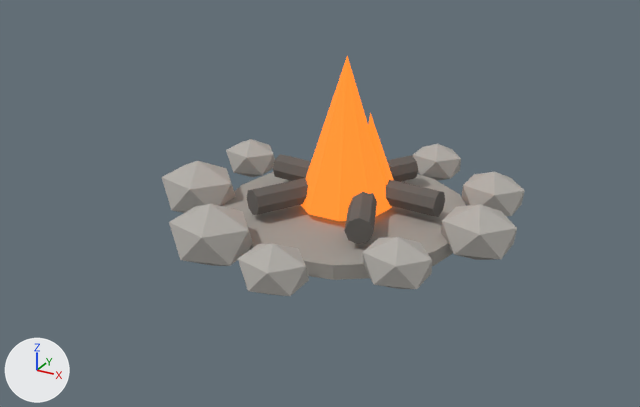
A saved change to the glTF model assets/buildings-3d/models/campfire.glb.
Before and after are seen from a camera (50 mm lens) standing at (1.55, -3.03, 1.57) and looking at (-0.04, -0.15, 0.13). The axes (+X, +Y, +Z) are drawn at lower left. The lights are the same throughout. The first picture is the older version. Where no turn or scale is listed for an object, it has been applied to the vertices. Vertices at exactly the same position are counted once.

Before the edit, the objects in view are built like this:
```python
ob_flameouter = bpy.data.objects.new('flameOuter', me_cone_013)
ob_flameouter.location = (0.0, 0.0, 0.4)
ob_flameside = bpy.data.objects.new('flameSide', me_cone_015)
ob_flameside.location = (0.1, 0.05, 0.3)
ob_log = bpy.data.objects.new('log', me_cone_010)
ob_log.location = (0.074, 0.031, 0.14)
ob_log_001 = bpy.data.objects.new('log.001', me_cone_011)
ob_log_001.location = (0.006, 0.08, 0.14)
ob_log_002 = bpy.data.objects.new('log.002', me_cone_012)
ob_log_002.location = (-0.069, 0.041, 0.14)
ob_ringstone_007 = bpy.data.objects.new('ringStone.007', me_icosphere_010)
ob_ringstone_007.location = (0.0, 0.0, 0.0)
# also in view: 'ash' at (0.0, 0.0, 0.03); 'ringStone.006' at (-0.3, -0.54, 0.09); 'ringStone' at (0.59, -0.02, 0.09); 'ringStone.005' at (-0.61, -0.19, 0.09); 'ringStone.004' at (-0.62, 0.24, 0.09)
```
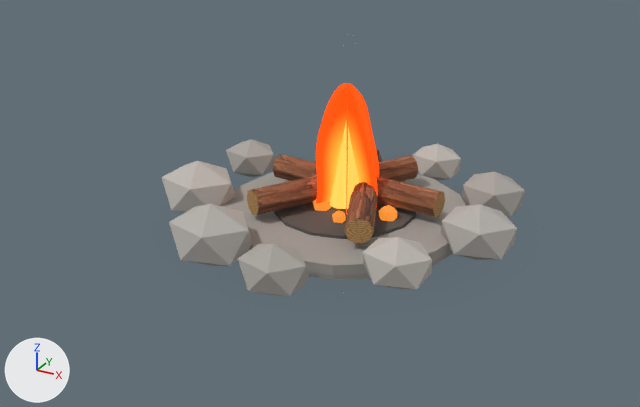
Pixel boxes (x1, y1, x2, y2) of what changed, in the pictures (640 x 407 px):
'flameOuter', deleted
    before: (301, 56, 392, 221)
'flameCard.002', added (orange)
    after: (316, 88, 379, 204)
'emberBed', added
    after: (274, 202, 416, 239)
'flameCard.001', added (orange)
    after: (322, 83, 378, 208)
'flameCore', added
    after: (330, 124, 359, 209)
'flameSide', deleted
    before: (368, 112, 394, 185)
'ember', added
    after: (379, 205, 397, 221)
'flameCard', added
    after: (346, 98, 348, 215)
'ember.004', added
    after: (313, 200, 331, 211)
'ember.005', added
    after: (332, 210, 346, 223)
part 1 of me_cone_010, recoloured
    before: (344, 192, 377, 232)
    after: (344, 149, 382, 232)
part 2 of me_cone_010, recoloured (dark grey to brown)
    both: (344, 218, 373, 244)
part 3 of me_cone_011, recoloured
    both: (273, 154, 442, 216)
part 4 of me_cone_011, recoloured (dark grey to brown)
    both: (433, 192, 445, 217)
part 5 of me_cone_012, recoloured
    both: (252, 155, 418, 215)
part 6 of me_cone_012, recoloured (dark grey to brown)
    both: (247, 190, 259, 215)

Patch to the scene script:
```diff
--- a/assets/buildings-3d/models/campfire.glb.py
+++ b/assets/buildings-3d/models/campfire.glb.py
@@ mat_bark_002 @@
+mat_bark_002 = bpy.data.materials.new('bark.002')
+# uses the picture img_bark
+# uses the picture img_bark_n
+# uses the picture img_bark_r
@@ mat_logend_002 @@
+mat_logend_002 = principled_material('logEnd.002')
+mat_logend_002.texture = img_log_end
+mat_logend_002.roughness = 0.9
@@ mat_flamecard_002 @@
+mat_flamecard_002 = bpy.data.materials.new('flameCard.002')
+# uses the picture img_flame
@@ me_cone_010 @@
 me_cone_010.from_pydata(...)  # 16 vertices, 28 faces; spans x -0.203..0.203, y -0.381..0.381, z -0.055..0.055
+# me_cone_010 part 1: 16 faces spanning x -0.203..0.203, y -0.381..0.381, z -0.055..0.055 switch from mat_soot_002 (dark grey #65615d) to mat_bark_002
+# me_cone_010 part 2: 12 faces spanning x -0.203..0.203, y -0.381..0.381, z -0.055..0.055 switch from mat_soot_002 (dark grey #65615d) to mat_logend_002 (picture img_log_end)
@@ me_cone_011 @@
 me_cone_011.from_pydata(...)  # 16 vertices, 28 faces; spans x -0.393..0.393, y -0.082..0.082, z -0.055..0.055
+# me_cone_011 part 3: 16 faces spanning x -0.393..0.393, y -0.082..0.082, z -0.055..0.055 switch from mat_soot_002 (dark grey #65615d) to mat_bark_002
+# me_cone_011 part 4: 12 faces spanning x -0.393..0.393, y -0.082..0.082, z -0.055..0.055 switch from mat_soot_002 (dark grey #65615d) to mat_logend_002 (picture img_log_end)
@@ me_cone_012 @@
 me_cone_012.from_pydata(...)  # 16 vertices, 28 faces; spans x -0.248..0.248, y -0.363..0.363, z -0.055..0.055
+# me_cone_012 part 5: 16 faces spanning x -0.248..0.248, y -0.363..0.363, z -0.055..0.055 switch from mat_soot_002 (dark grey #65615d) to mat_bark_002
+# me_cone_012 part 6: 12 faces spanning x -0.248..0.248, y -0.363..0.363, z -0.055..0.055 switch from mat_soot_002 (dark grey #65615d) to mat_logend_002 (picture img_log_end)
@@ ob_flameouter @@
-ob_flameouter = bpy.data.objects.new('flameOuter', me_cone_013)
@@ ob_flameside @@
-ob_flameside = bpy.data.objects.new('flameSide', me_cone_015)
@@ ob_flamecard @@
+ob_flamecard = bpy.data.objects.new('flameCard', me_plane_003)  # 4 vertices, 2 faces; spans x -0.15..0.15, y -0.26..0.26, z -0.36..0.36
+ob_flamecard.location = (0.0, 0.0, 0.43)
@@ ob_flamecore @@
+ob_flamecore = bpy.data.objects.new('flameCore', me_cone_014_1)  # an 8-sided cone pointing to +z spanning x -0.085..0.085, y -0.085..0.085, z -0.18..0.18; in mat_flamecore_002 (brown #896127, glowing orange #ffbc50)
+ob_flamecore.location = (0.0, 0.0, 0.27)
@@ ob_flamecard_002 @@
+ob_flamecard_002 = bpy.data.objects.new('flameCard.002', me_plane_002)  # 4 vertices, 2 faces; spans x -0.173..0.173, y -0.299..0.299, z -0.32..0.32
+ob_flamecard_002.location = (0.0, 0.0, 0.43)
@@ ob_flamecard_001 @@
+ob_flamecard_001 = bpy.data.objects.new('flameCard.001', me_plane_001)  # 4 vertices, 2 faces; spans x -0.3..0.3, y 0.0, z -0.36..0.36
+ob_flamecard_001.location = (0.0, 0.0, 0.43)
@@ ob_ember @@
+ob_ember = bpy.data.objects.new('ember', me_icosphere_017)  # an icosphere of 20 faces spanning x -0.0394..0.0394, y -0.0374..0.0374, z -0.044..0.044; in mat_ember_002 (brown #814b27, glowing orange #ed8a2c)
+ob_ember.location = (0.208, -0.028, 0.085)
@@ ob_emberbed @@
+ob_emberbed = bpy.data.objects.new('emberBed', me_cone_010_1)  # a 14-sided cylinder along z spanning x -0.292..0.292, y -0.3..0.3, z -0.018..0.018; in mat_dark_002 (dark grey #595550)
+ob_emberbed.location = (0.0, 0.0, 0.055)
@@ ob_ember_005 @@
+ob_ember_005 = bpy.data.objects.new('ember.005', me_icosphere_016)  # an icosphere of 20 faces spanning x -0.0286..0.0286, y -0.0272..0.0272, z -0.032..0.032; in mat_ember_002 (brown #814b27, glowing orange #ed8a2c)
+ob_ember_005.location = (0.047, -0.148, 0.085)
@@ ob_ember_004 @@
+ob_ember_004 = bpy.data.objects.new('ember.004', me_icosphere_017.copy())
+ob_ember_004.location = (-0.073, -0.068, 0.085)
```
